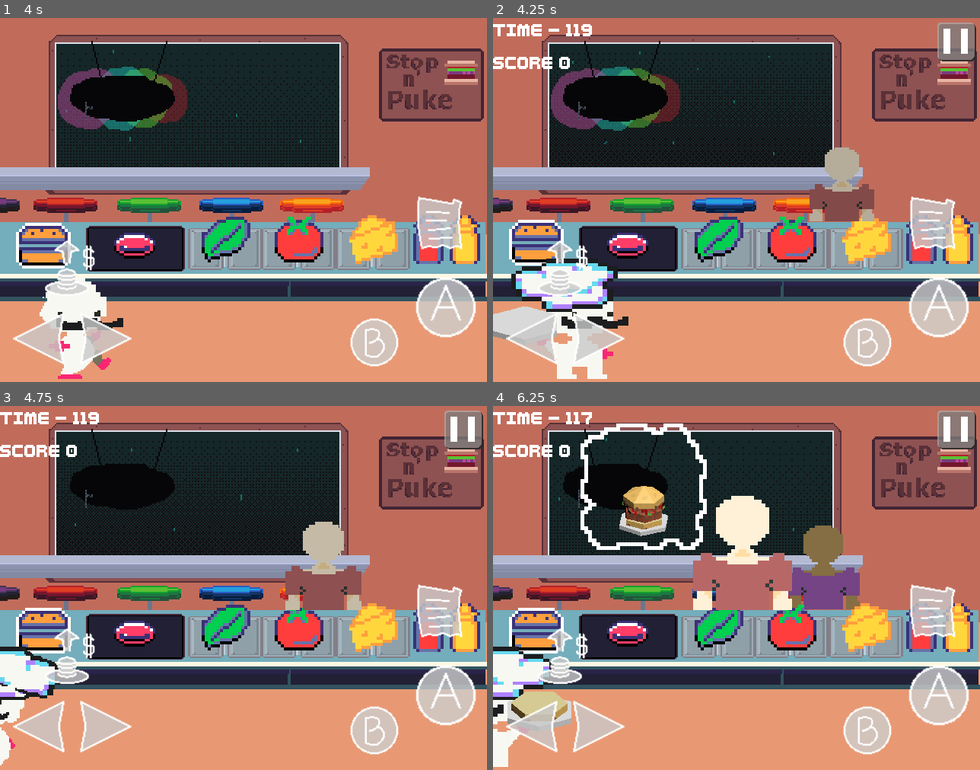
Above: before the commit, frames 1-4 (two rows, left to right).
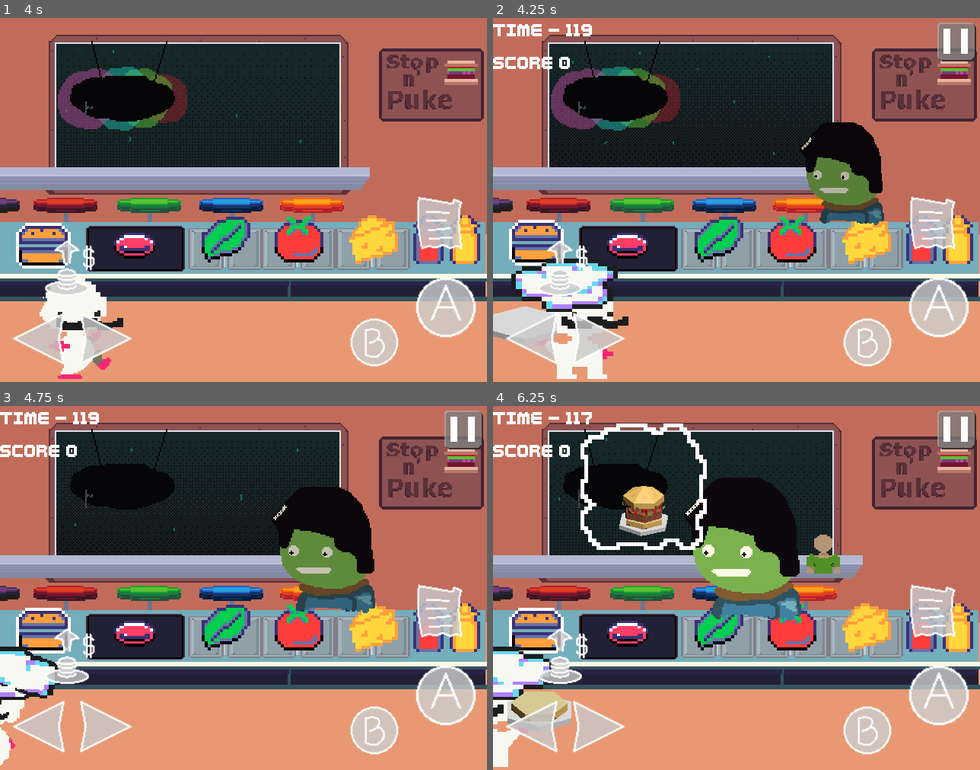
Above: after the commit, the same moments.

Repository: LettucePie/burgert
Game: Godot game, scene res://scenes/play.tscn
Two runs of this game, one before a commit and one after it. Both use one fixed random seed, a clock stepped at 60 frames per second and the inputs below. Sound files missing from this copy of the repository are replaced by a short silence.
Inputs (mouse positions are in pixels of both pictures, inside the frame that each line leads up to):
- Up to frame 1 (4 s): click "Play" at 0.5 s; tap Enter (menu) at 1.25 s; move the mouse to (350, 181) at 1.27 s; hold Right (right) 1.28-2 s; tap Z (confirm) at 1.35, 2.85 s; click (350, 181) at 1.42 s; drag from (146, 218) to (219, 272) at 2.02 s; move the mouse to (292, 119) at 2.77 s; hold Right (right) 2.78-3.5 s; drag from (219, 272) to (97, 145) at 3.52 s
- Up to frame 2 (4.25 s): no input
- Up to frame 3 (4.75 s): move the mouse to (389, 642) at 4.27 s; hold Left (left) from 4.28 s (still down); tap Z (confirm) at 4.35 s
- Up to frame 4 (6.25 s): release Left (left) at 5 s; drag from (590, 533) to (663, 497) at 5.02 s; move the mouse to (760, 588) at 5.77 s; hold Down (down) from 5.78 s (still down); tap Z (confirm) at 5.85 s; click (760, 588) at 5.92 s

Frame 1 is identical in both runs. In frame 2, 3.6% of the frame differs, in the area x 62-81%, y 28-57%; in frame 3, 5.2%; in frame 4, 9.3%, in the area x 39-76%, y 19-59%.
Error before the commit: Out of bounds get index '-1' (on base: 'PackedInt32Array') (res://scenes/game/kitchen.gd:70)

Commit message:
array sizeing lol

Diff:
--- a/scenes/game/kitchen.gd
+++ b/scenes/game/kitchen.gd
@@ -63,11 +63,18 @@
 	return result
 
 
+func _check_repeat(subject : int) -> bool:
+	var result : bool = false
+	if queue.size() > 0:
+		result = queue[queue.size() - 1] == subject
+	return result
+
+
 func _pick_unique(pool : Array[Customer]) -> PackedInt32Array:
 	var result : PackedInt32Array = [_pick_normy()]
 	var unique_customer : Customer = pool.pick_random()
 	var idx = customers.find(unique_customer)
-	if idx != queue[queue.size() - 1]:
+	if !_check_repeat(idx):
 		print("Unique Customer is not an immediate repeat.")
 		if unique_customer.consecutive_orders > 1:
 			for x in unique_customer.consecutive_orders:
